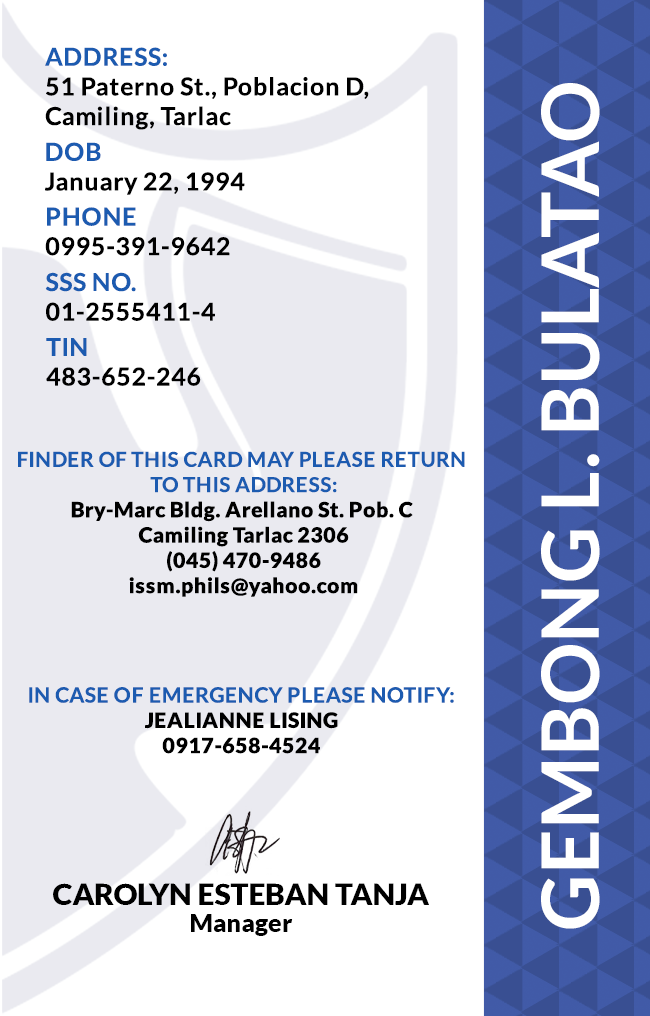
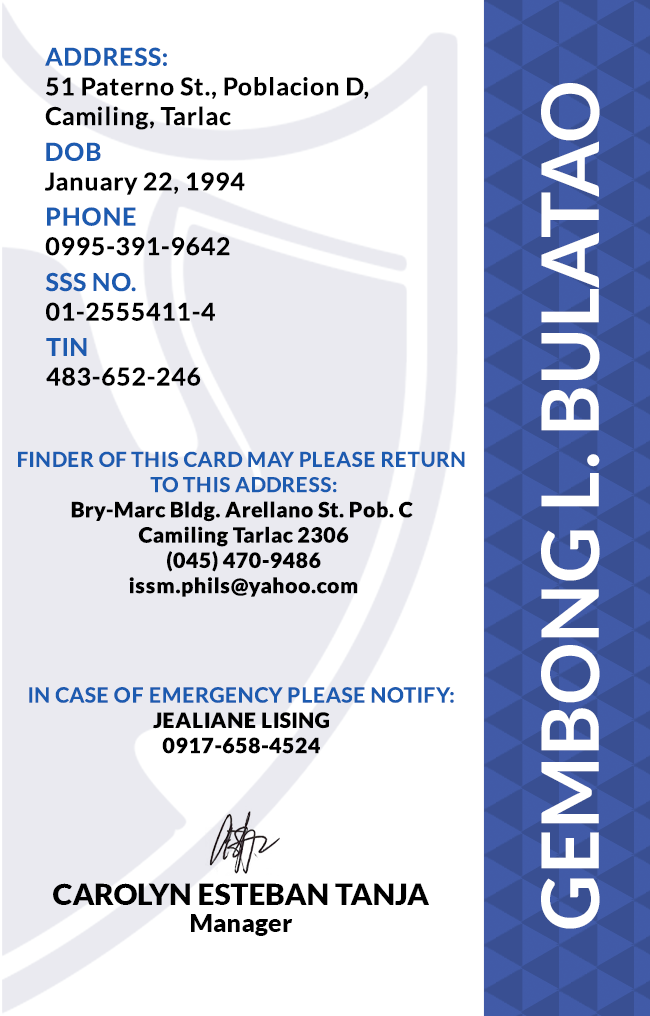
The second 650px x 1016px image is a revision of the first. Changes to its layers:
renamed "IN CASE OF EMERGENCY PLEASE NOTIFY: JEALIANNE LISING 0917-658-4" to "IN CASE OF EMERGENCY PLEASE NOTIFY: JEALIANE LISING 0917-658-45", painted on it over [145, 712, 338, 729]
